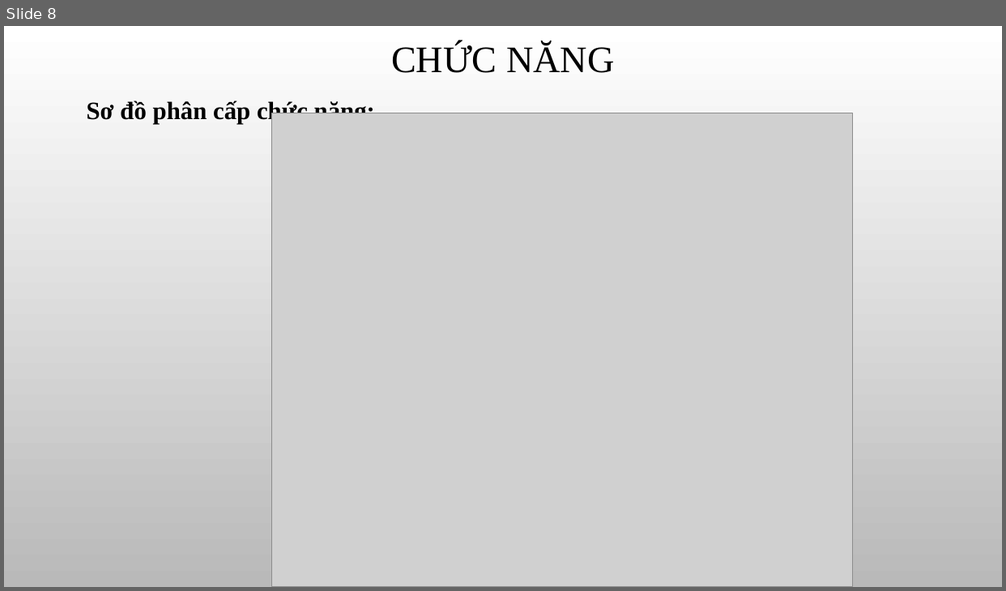
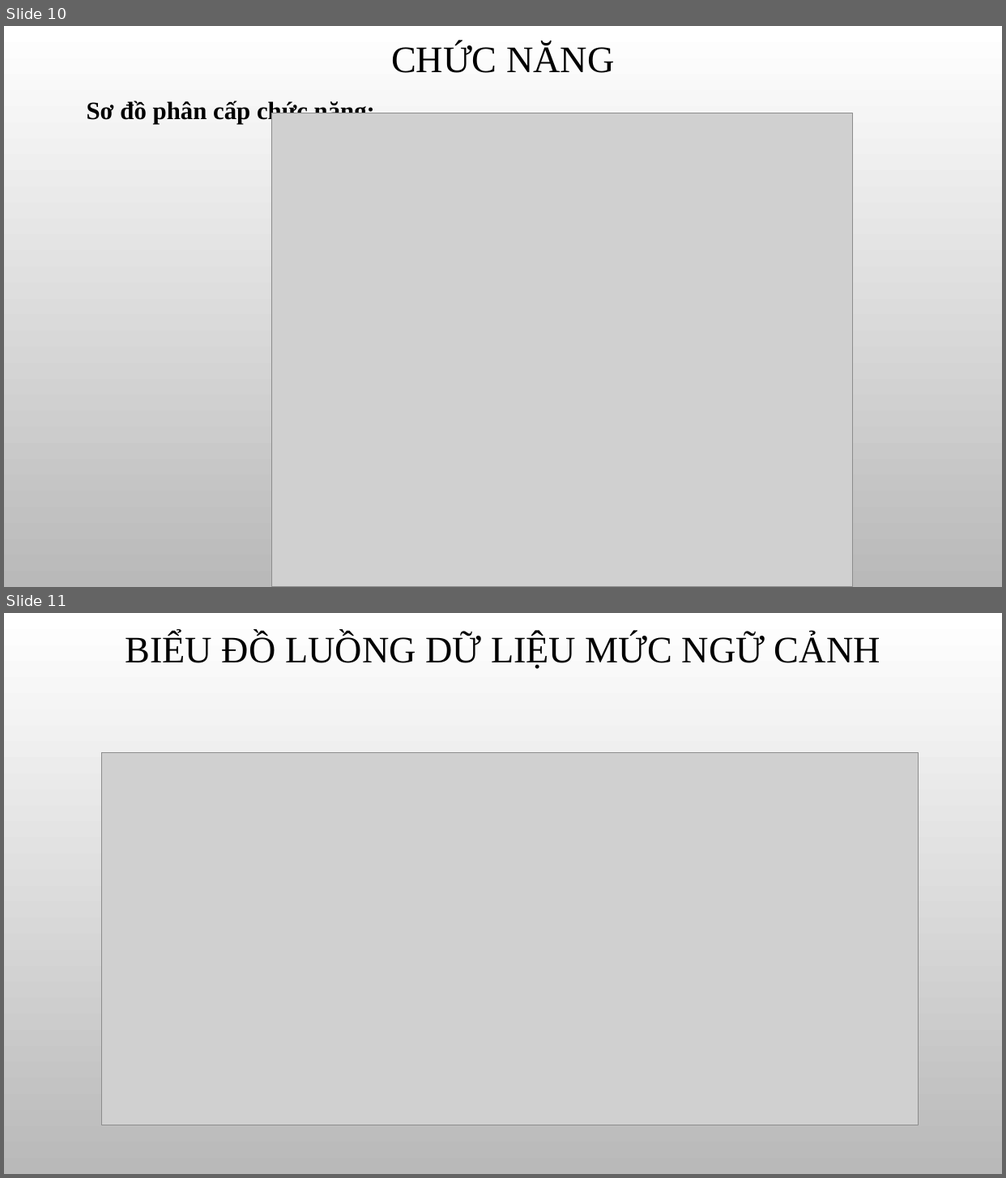
Before and after one commit to thienqnpro02/school, a slide deck: HT_QLLINHKIEN/Báo cáo thực tập.pptx. Shown one above the other, each under a label of ours: slide 8 before the commit, slides 10 and 11 after it. The pictures are 1006x591 and 1006x1178 pixels, drawn with LibreOffice and Linux fonts; fonts in the diff are those of the drawing; grey boxes stand for pictures; background and template pictures are left out. Boxes give left, top, right and bottom in pixels: in the first picture for what was removed or moved away, otherwise in the second. Text is boxed around its words. In the diff, an @@ line names an element or a change of style, - is before the commit and + after.

```diff
--- a/HT_QLLINHKIEN/Báo cáo thực tập.pptx
+++ b/HT_QLLINHKIEN/Báo cáo thực tập.pptx
@@ slide 11 added at [4,613,1002,1174], background picture (left out) @@
@@ title added at [126,633,880,669], 36 pt, text #000000 @@
+BIỂU ĐỒ LUỒNG DỮ LIỆU MỨC NGỮ CẢNH
@@ picture added at [101,753,918,1125] @@
@@ what was slide 8 is now slide 10 @@
```
Also in this commit, not shown: 5 slides changed, 8 other slides added, 1 slide removed, 4 other files.
